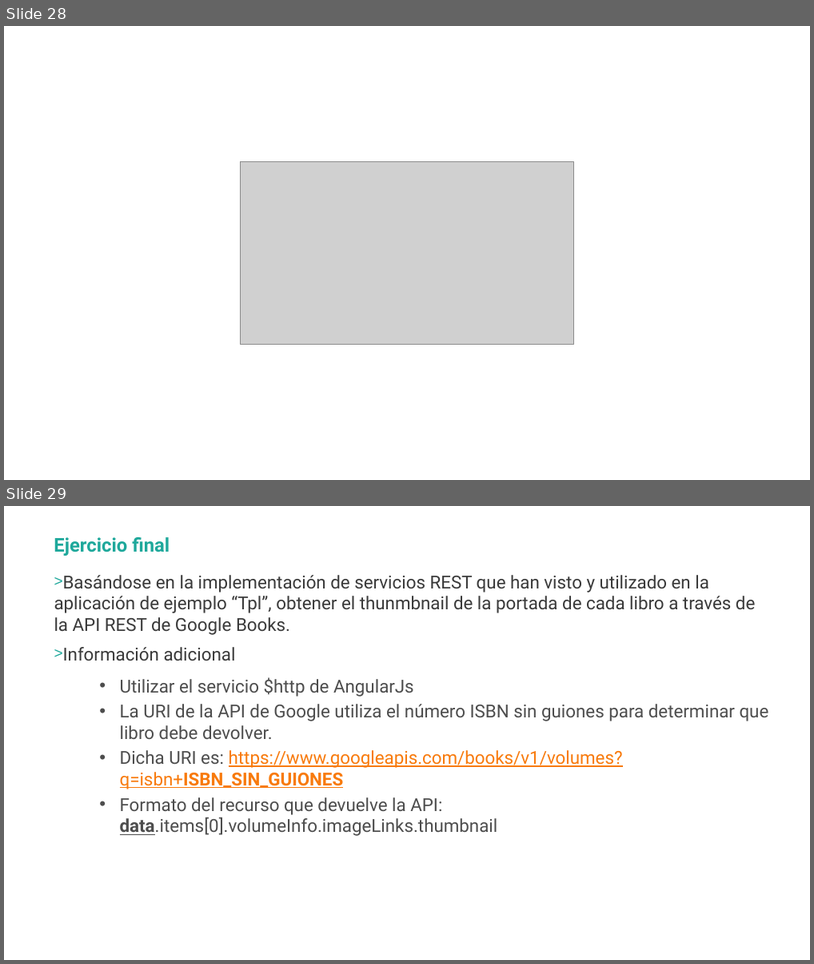
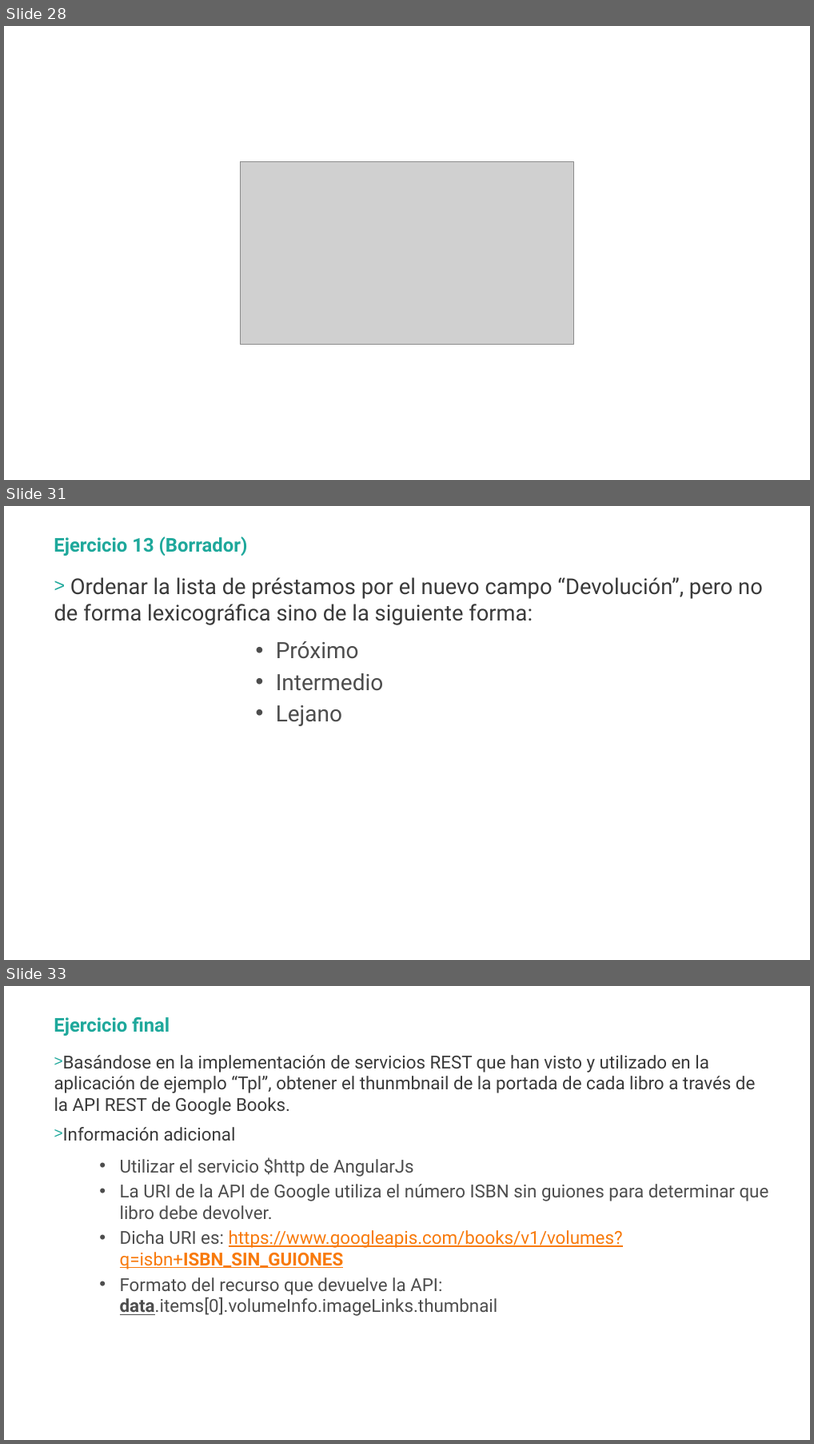
Before and after one commit to hexacta/HexactaLabs-Java, a slide deck: PPTS/Ejercicios.pptx. Shown one above the other, each under a label of ours: slides 28 and 29 before the commit, slides 28, 31 and 33 after it; the slides between them are not shown. The pictures are 814x964 and 814x1444 pixels, drawn with LibreOffice and Linux fonts; fonts in the diff are those of the drawing; grey boxes stand for pictures; background and template pictures are left out. Boxes give left, top, right and bottom in pixels: in the first picture for what was removed or moved away, otherwise in the second. Text is boxed around its words. In the diff, an @@ line names an element or a change of style, - is before the commit and + after.

```diff
--- a/PPTS/Ejercicios.pptx
+++ b/PPTS/Ejercicios.pptx
@@ slide 31 added at [4, 506, 810, 960], background picture (left out) @@
@@ title added at [54, 536, 248, 556], 17 pt, text #1EA89B, bold @@
+Ejercicio 13 (Borrador)
@@ text added at [54, 577, 763, 726], 19.5 pt, text #3A3A3A @@
+> Ordenar la lista de préstamos por el nuevo campo “Devolución”, pero no de forma lexicográfica sino de la siguiente forma:
+          • Próximo
+          • Intermedio
+          • Lejano
@@ what was slide 29 is now slide 33 @@
```
Also in this commit, not shown: 3 other slides added, 3 other files.
